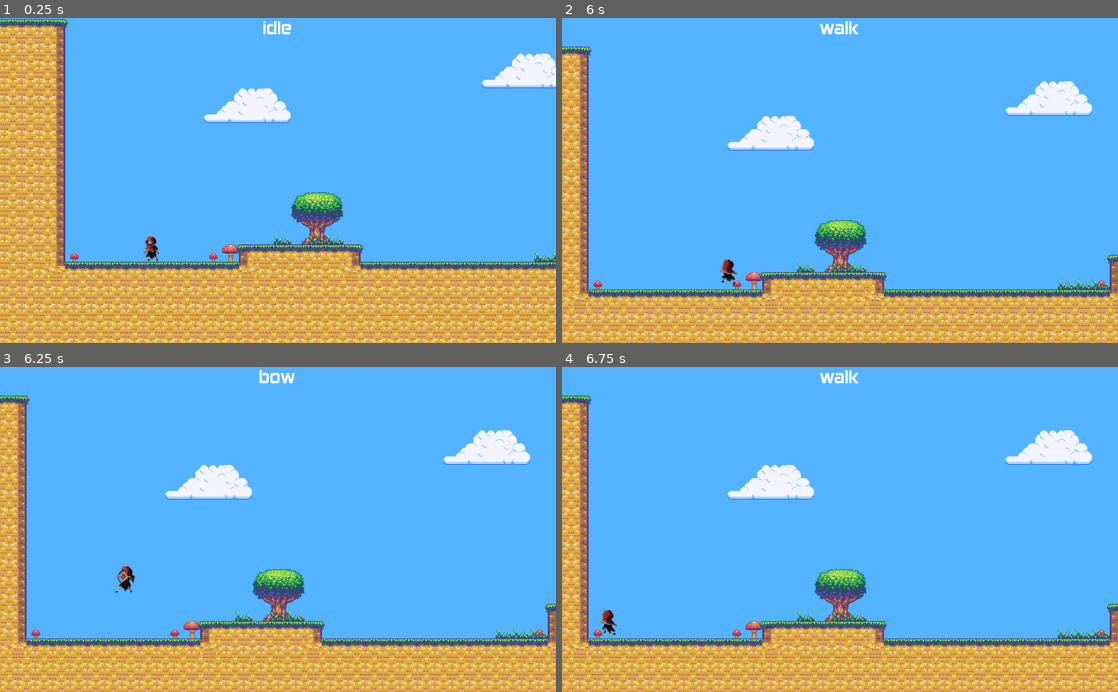
Above: before the commit, frames 1-4 (two rows, left to right).
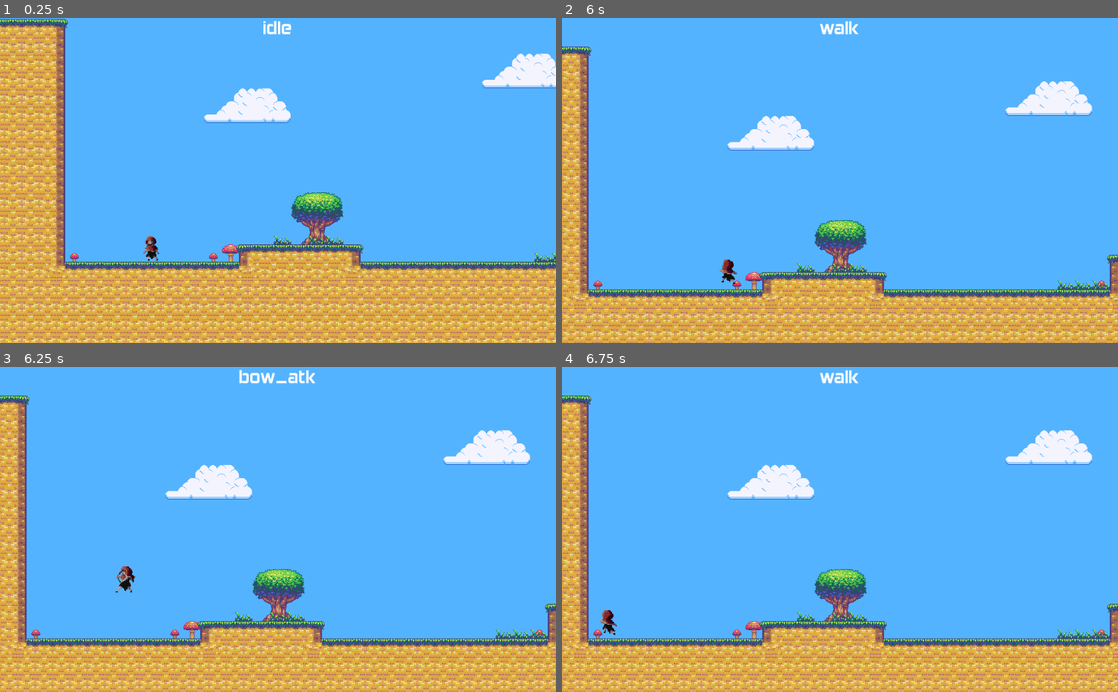
Above: after the commit, the same moments.

Repository: Beretta350/Psychomachia
Game: Godot game, scene res://Scenes/World/World.tscn
The game is run twice, just before and just after one commit, with the same random seed, the same clock (stepped at 60 frames per second) and the same inputs. The engine's default icon, where the game draws it, is replaced by a stand-in: a white triangle on a blue panel in a dark square.
Inputs (mouse positions are in pixels of both pictures, inside the frame that each line leads up to):
- Up to frame 1 (0.25 s): no input
- Up to frame 2 (6 s): tap Enter (ui_accept) at 0.5, 0.77, 1.52, 2, 3.02, 3.5, 3.77, 4.52 s; move the mouse to (962, 164) at 0.52 s; press the mouse at (962, 164) at 0.53 s; hold Right (ui_right) 0.53-2.03 s; tap 2 (bow) at 0.6, 2.3, 2.85, 4.55 s; move the mouse to (728, 196) at 1.27 s; release the mouse at (728, 196) at 1.28 s; click (728, 196) at 1.35 s; tap C (slide, bound only after the commit) at 1.55, 3.8, 5.85 s; move the mouse to (895, 109) at 2.02 s; hold Left (ui_left) 2.03-2.78 s; hold C (slide, bound only after the commit) 2.03-2.78 s; move the mouse to (812, 245) at 2.77 s; hold Right (ui_right) 2.78-4.28 s; click (812, 245) at 3.05 s; move the mouse to (1006, 229) at 3.52 s; hold Right mouse button (heavy_attack) 3.53-4.28 s; move the mouse to (673, 131) at 4.27 s; hold Left (ui_left) 4.28-5.03 s; click (673, 131) at 4.35 s; move the mouse to (867, 180) at 5.02 s; press the mouse at (867, 180) at 5.03 s; hold Right (ui_right) 5.03-5.78 s; tap 1 (sword) at 5.1 s; move the mouse to (756, 99) at 5.77 s; release the mouse at (756, 99) at 5.78 s; hold Left (ui_left) from 5.78 s (still down)
- Up to frame 3 (6.25 s): keep holding Left (ui_left); tap Enter (ui_accept) at 6.02 s
- Up to frame 4 (6.75 s): keep holding Left (ui_left); move the mouse to (962, 513) at 6.52 s; tap 2 (bow) at 6.6 s

Frames 1-2 are identical in both runs. In frame 3, 0.3% of the frame differs, in the area x 43-57%, y 0-6%; in frame 4, nothing differs.

Commit message:
enabled slide

Diff:
--- a/Scenes/Player/Player.gd
+++ b/Scenes/Player/Player.gd
@@ -20,8 +20,9 @@
 var ladder_tip : bool = false
 var ladder_x : float
 var jumps : int = 0
-var bow : bool = false
+var bow_atk : bool = false
 var bow_equip : bool = false
+var slide : bool = false
 
 onready var jump_timer : Timer = $Timers/JumpTimer
 onready var floor_timer : Timer = $Timers/FloorTimer
@@ -66,9 +67,9 @@
 
 	if(bow_equip==true):
 		if Input.is_action_pressed("light_attack"):
-			bow=true
+			bow_atk=true
 		else:
-			bow=false
+			bow_atk=false
 	else:
 		if Input.is_action_pressed("light_attack"):
 			attacking=true
@@ -77,6 +78,11 @@
 		else:
 			h_attacking=false
 			attacking=false
+
+	if(Input.is_action_pressed("slide")):
+		slide=true
+	else:
+		slide=false
 
 func move():
 	var old = velocity
--- a/Scenes/Player/Player.tscn
+++ b/Scenes/Player/Player.tscn
@@ -156,6 +156,7 @@
 [ext_resource path="res://Sprites/Player/RedHood/hurt/player_hurt (6).png" type="Texture" id=154]
 [ext_resource path="res://Scenes/Player/StateHAttacking.gd" type="Script" id=155]
 [ext_resource path="res://Scenes/Player/StateBow.gd" type="Script" id=156]
+[ext_resource path="res://Scenes/Player/StateSlide.gd" type="Script" id=157]
 
 [sub_resource type="RectangleShape2D" id=1]
 extents = Vector2( 11.0589, 16.2629 )
@@ -172,52 +173,52 @@
 "name": "idle",
 "speed": 5.0
 }, {
+"frames": [ ExtResource( 105 ), ExtResource( 102 ), ExtResource( 94 ), ExtResource( 85 ), ExtResource( 103 ), ExtResource( 86 ), ExtResource( 80 ), ExtResource( 111 ), ExtResource( 82 ), ExtResource( 84 ), ExtResource( 87 ), ExtResource( 88 ), ExtResource( 81 ), ExtResource( 104 ), ExtResource( 112 ), ExtResource( 89 ), ExtResource( 77 ), ExtResource( 90 ), ExtResource( 83 ), ExtResource( 91 ), ExtResource( 100 ), ExtResource( 92 ), ExtResource( 78 ), ExtResource( 93 ), ExtResource( 79 ), ExtResource( 106 ), ExtResource( 95 ), ExtResource( 96 ), ExtResource( 97 ), ExtResource( 98 ), ExtResource( 99 ), ExtResource( 101 ), ExtResource( 107 ), ExtResource( 108 ), ExtResource( 109 ), ExtResource( 110 ), ExtResource( 113 ), ExtResource( 114 ), ExtResource( 115 ), ExtResource( 116 ) ],
+"loop": true,
+"name": "heavy_atk",
+"speed": 5.0
+}, {
+"frames": [ ExtResource( 50 ), ExtResource( 51 ), ExtResource( 52 ), ExtResource( 53 ), ExtResource( 55 ), ExtResource( 56 ), ExtResource( 61 ), ExtResource( 60 ), ExtResource( 59 ), ExtResource( 62 ), ExtResource( 63 ), ExtResource( 64 ), ExtResource( 75 ), ExtResource( 76 ), ExtResource( 71 ), ExtResource( 73 ), ExtResource( 68 ), ExtResource( 65 ), ExtResource( 67 ), ExtResource( 72 ), ExtResource( 66 ), ExtResource( 69 ), ExtResource( 70 ), ExtResource( 74 ) ],
+"loop": true,
+"name": "light_atk",
+"speed": 5.0
+}, {
+"frames": [ ExtResource( 19 ), ExtResource( 20 ), ExtResource( 31 ), ExtResource( 21 ), ExtResource( 27 ), ExtResource( 58 ), ExtResource( 42 ), ExtResource( 24 ), ExtResource( 16 ), ExtResource( 54 ), ExtResource( 37 ), ExtResource( 13 ), ExtResource( 14 ), ExtResource( 15 ), ExtResource( 22 ), ExtResource( 32 ), ExtResource( 43 ), ExtResource( 57 ), ExtResource( 17 ), ExtResource( 38 ), ExtResource( 35 ), ExtResource( 41 ), ExtResource( 39 ), ExtResource( 11 ), ExtResource( 23 ) ],
+"loop": true,
+"name": "walk",
+"speed": 5.0
+}, {
+"frames": [ ExtResource( 12 ), ExtResource( 28 ), ExtResource( 25 ), ExtResource( 40 ), ExtResource( 34 ), ExtResource( 26 ), ExtResource( 10 ), ExtResource( 44 ), ExtResource( 45 ), ExtResource( 46 ), ExtResource( 29 ), ExtResource( 30 ), ExtResource( 36 ), ExtResource( 33 ), ExtResource( 47 ), ExtResource( 48 ), ExtResource( 18 ), ExtResource( 49 ) ],
+"loop": true,
+"name": "jump",
+"speed": 5.0
+}, {
+"frames": [ ExtResource( 153 ), ExtResource( 151 ), ExtResource( 149 ), ExtResource( 150 ), ExtResource( 154 ), ExtResource( 152 ) ],
+"loop": true,
+"name": "heal",
+"speed": 5.0
+}, {
 "frames": [ ExtResource( 138 ), ExtResource( 147 ), ExtResource( 140 ), ExtResource( 141 ), ExtResource( 143 ), ExtResource( 142 ), ExtResource( 137 ), ExtResource( 148 ), ExtResource( 144 ) ],
 "loop": true,
-"name": "bow",
-"speed": 5.0
-}, {
-"frames": [ ExtResource( 105 ), ExtResource( 102 ), ExtResource( 94 ), ExtResource( 85 ), ExtResource( 103 ), ExtResource( 86 ), ExtResource( 80 ), ExtResource( 111 ), ExtResource( 82 ), ExtResource( 84 ), ExtResource( 87 ), ExtResource( 88 ), ExtResource( 81 ), ExtResource( 104 ), ExtResource( 112 ), ExtResource( 89 ), ExtResource( 77 ), ExtResource( 90 ), ExtResource( 83 ), ExtResource( 91 ), ExtResource( 100 ), ExtResource( 92 ), ExtResource( 78 ), ExtResource( 93 ), ExtResource( 79 ), ExtResource( 106 ), ExtResource( 95 ), ExtResource( 96 ), ExtResource( 97 ), ExtResource( 98 ), ExtResource( 99 ), ExtResource( 101 ), ExtResource( 107 ), ExtResource( 108 ), ExtResource( 109 ), ExtResource( 110 ), ExtResource( 113 ), ExtResource( 114 ), ExtResource( 115 ), ExtResource( 116 ) ],
-"loop": true,
-"name": "heavy_atk",
-"speed": 5.0
-}, {
-"frames": [ ExtResource( 50 ), ExtResource( 51 ), ExtResource( 52 ), ExtResource( 53 ), ExtResource( 55 ), ExtResource( 56 ), ExtResource( 61 ), ExtResource( 60 ), ExtResource( 59 ), ExtResource( 62 ), ExtResource( 63 ), ExtResource( 64 ), ExtResource( 75 ), ExtResource( 76 ), ExtResource( 71 ), ExtResource( 73 ), ExtResource( 68 ), ExtResource( 65 ), ExtResource( 67 ), ExtResource( 72 ), ExtResource( 66 ), ExtResource( 69 ), ExtResource( 70 ), ExtResource( 74 ) ],
-"loop": true,
-"name": "light_atk",
-"speed": 5.0
-}, {
-"frames": [ ExtResource( 19 ), ExtResource( 20 ), ExtResource( 31 ), ExtResource( 21 ), ExtResource( 27 ), ExtResource( 58 ), ExtResource( 42 ), ExtResource( 24 ), ExtResource( 16 ), ExtResource( 54 ), ExtResource( 37 ), ExtResource( 13 ), ExtResource( 14 ), ExtResource( 15 ), ExtResource( 22 ), ExtResource( 32 ), ExtResource( 43 ), ExtResource( 57 ), ExtResource( 17 ), ExtResource( 38 ), ExtResource( 35 ), ExtResource( 41 ), ExtResource( 39 ), ExtResource( 11 ), ExtResource( 23 ) ],
-"loop": true,
-"name": "walk",
-"speed": 5.0
-}, {
-"frames": [ ExtResource( 12 ), ExtResource( 28 ), ExtResource( 25 ), ExtResource( 40 ), ExtResource( 34 ), ExtResource( 26 ), ExtResource( 10 ), ExtResource( 44 ), ExtResource( 45 ), ExtResource( 46 ), ExtResource( 29 ), ExtResource( 30 ), ExtResource( 36 ), ExtResource( 33 ), ExtResource( 47 ), ExtResource( 48 ), ExtResource( 18 ), ExtResource( 49 ) ],
-"loop": true,
-"name": "jump",
-"speed": 5.0
-}, {
-"frames": [ ExtResource( 153 ), ExtResource( 151 ), ExtResource( 149 ), ExtResource( 150 ), ExtResource( 154 ), ExtResource( 152 ) ],
-"loop": true,
-"name": "heal",
+"name": "bow_atk",
 "speed": 5.0
 } ]
 
-[sub_resource type="Animation" id=3]
-resource_name = "bow"
-length = 0.7
-loop = true
-tracks/0/type = "value"
-tracks/0/path = NodePath(".:animation")
-tracks/0/interp = 1
-tracks/0/loop_wrap = true
-tracks/0/imported = false
-tracks/0/enabled = true
-tracks/0/keys = {
-"times": PoolRealArray( 0 ),
-"transitions": PoolRealArray( 1 ),
-"update": 1,
-"values": [ "bow" ]
+[sub_resource type="Animation" id=12]
+resource_name = "bow_atk"
+length = 0.8
+loop = true
+tracks/0/type = "value"
+tracks/0/path = NodePath(".:animation")
+tracks/0/interp = 1
+tracks/0/loop_wrap = true
+tracks/0/imported = false
+tracks/0/enabled = true
+tracks/0/keys = {
+"times": PoolRealArray( 0 ),
+"transitions": PoolRealArray( 1 ),
+"update": 1,
+"values": [ "bow_atk" ]
 }
 tracks/1/type = "value"
 tracks/1/path = NodePath(".:frame")
@@ -449,8 +450,7 @@
 tag = "jump"
 
 [node name="Slide" type="Node2D" parent="PlayerStates"]
-script = ExtResource( 5 )
-tag = "jump"
+script = ExtResource( 157 )
 
 [node name="Ladder" type="Node2D" parent="PlayerStates"]
 script = ExtResource( 6 )
@@ -466,7 +466,7 @@
 [node name="light_atk" type="Node2D" parent="PlayerStates"]
 script = ExtResource( 117 )
 
-[node name="bow" type="Node2D" parent="PlayerStates"]
+[node name="bow_atk" type="Node2D" parent="PlayerStates"]
 script = ExtResource( 156 )
 
 [node name="heavy_atk" type="Node2D" parent="PlayerStates"]
@@ -486,13 +486,13 @@
 [node name="AnimatedSprite" type="AnimatedSprite" parent="."]
 position = Vector2( 1, -15 )
 frames = SubResource( 2 )
-animation = "bow"
-frame = 6
+animation = "slide"
+frame = 1
 speed_scale = 1.5
 
 [node name="AnimationPlayer" type="AnimationPlayer" parent="AnimatedSprite"]
 playback_speed = 1.5
-anims/bow = SubResource( 3 )
+anims/bow_atk = SubResource( 12 )
 anims/heal = SubResource( 4 )
 anims/heavy_atk = SubResource( 5 )
 anims/idle = SubResource( 6 )
--- a/Scenes/Player/StateAir.gd
+++ b/Scenes/Player/StateAir.gd
@@ -30,6 +30,6 @@
 		return "light_atk"
 	if player.h_attacking:
 		return "heavy_atk"
-	if player.bow:
-		return "bow"
+	if player.bow_atk:
+		return "bow_atk"
 	return null
--- a/Scenes/Player/StateBow.gd
+++ b/Scenes/Player/StateBow.gd
@@ -5,7 +5,7 @@
 	player.apply_gravity(player.gravity)
 	player.move()
 
-	if !player.bow:
+	if !player.bow_atk:
 		return "idle"
 
 	return null
--- a/Scenes/Player/StateIdle.gd
+++ b/Scenes/Player/StateIdle.gd
@@ -20,11 +20,16 @@
 	if player.jumping:
 		return "jump"
 	if player.horizontal != 0:
-		return "walk"
+		if !player.slide:
+			return "walk"
+		else:
+			return "slide"
 	if player.attacking:
 		return "light_atk"
 	if player.h_attacking:
 		return "heavy_atk"
-	if player.bow:
-		return "bow"
+	if player.bow_atk:
+		return "bow_atk"
+	if player.slide:
+		return "slide"
 	return null
--- a/Scenes/Player/StateSlide.gd
+++ b/Scenes/Player/StateSlide.gd
@@ -1,10 +1,23 @@
 extends BasePlayerState
 
-export var jump_speed : float = 650
+export var walk_speed : float = 300
 
 func run(player: KinematicBody2D):
-	player.vy = -jump_speed
+	if player.vertical > 0:
+		player.collision_layer = 1
+		player.platform_timer.start()
+	player.vx = player.horizontal * walk_speed
+	player.apply_gravity(player.gravity)
 	player.move()
+
 	if player.underwater:
 		return "swim"
-	return "air"
+	if not player.is_on_floor():
+		return "air"
+	if player.vy > 0:
+		player.vy = 0
+	if player.jumping:
+		return "jump"
+	if !player.slide:
+		return "idle"
+	return null
--- a/project.godot
+++ b/project.godot
@@ -139,6 +139,11 @@
 "events": [ Object(InputEventKey,"resource_local_to_scene":false,"resource_name":"","device":0,"alt":false,"shift":false,"control":false,"meta":false,"command":false,"pressed":false,"scancode":50,"unicode":0,"echo":false,"script":null)
  ]
 }
+slide={
+"deadzone": 0.5,
+"events": [ Object(InputEventKey,"resource_local_to_scene":false,"resource_name":"","device":0,"alt":false,"shift":false,"control":false,"meta":false,"command":false,"pressed":false,"scancode":67,"unicode":0,"echo":false,"script":null)
+ ]
+}
 
 [rendering]
 
Not shown: 1 places in Scenes/Player/Player.tscn that only renumber resources
